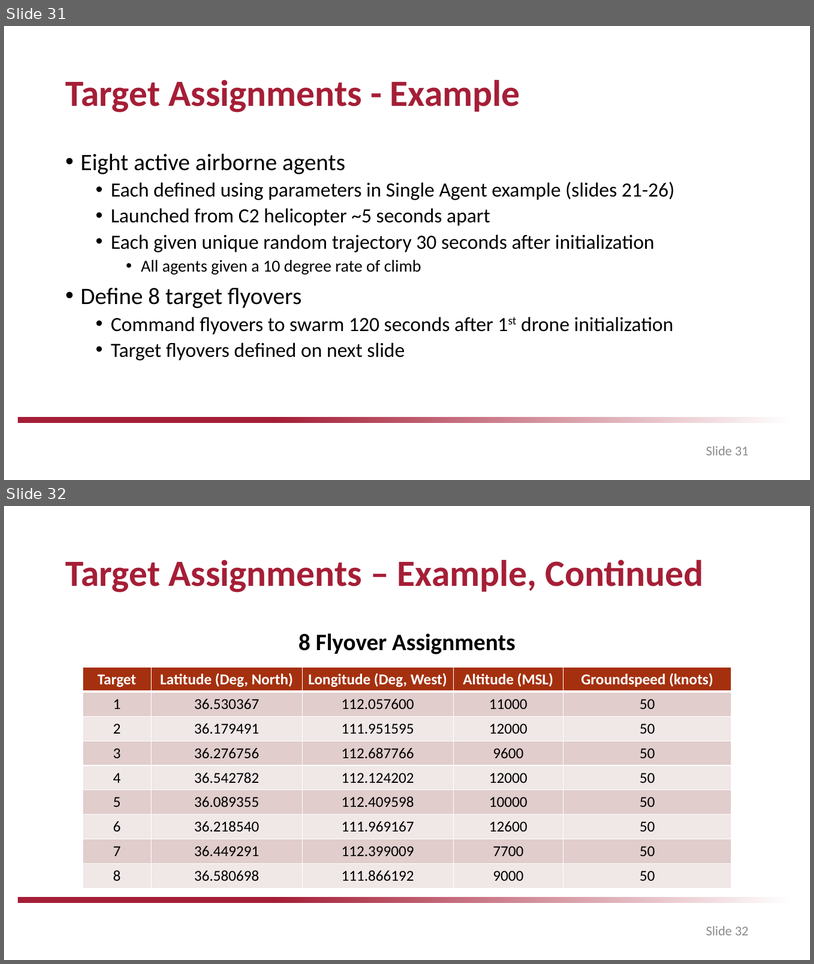
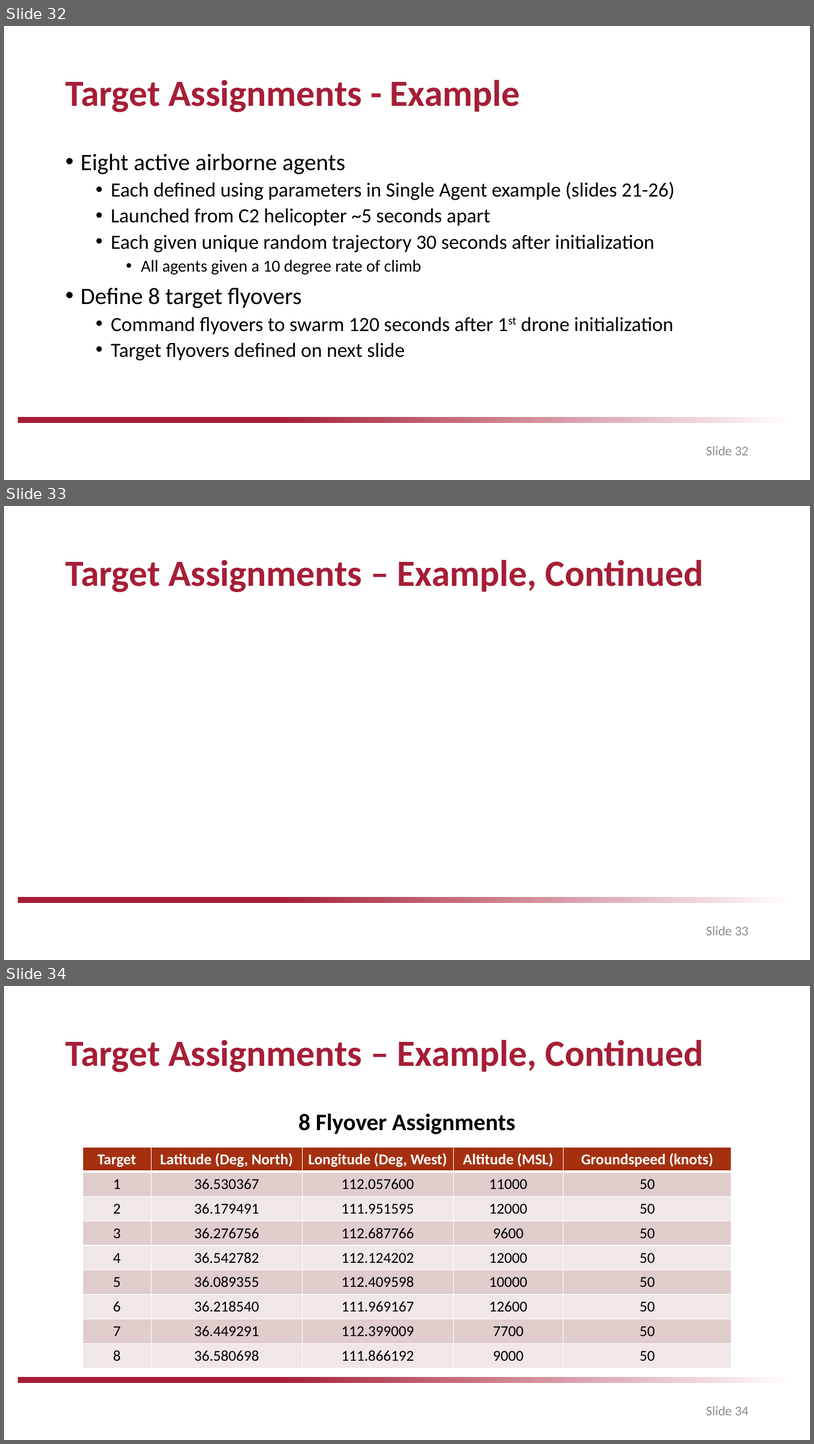
Before and after one commit to drjdlarson/angst, a slide deck: saved_simulations/CE/Springer_Culminating_Experience_Project.pptx. Shown one above the other, each under a label of ours: slides 31 and 32 before the commit, slides 32, 33 and 34 after it. The pictures are 814x964 and 814x1444 pixels, drawn with LibreOffice and Linux fonts; fonts in the diff are those of the drawing; grey boxes stand for pictures; background and template pictures are left out. Boxes give left, top, right and bottom in pixels: in the first picture for what was removed or moved away, otherwise in the second. Text is boxed around its words. In the diff, an @@ line names an element or a change of style, - is before the commit and + after.

```diff
--- a/saved_simulations/CE/Springer_Culminating_Experience_Project.pptx
+++ b/saved_simulations/CE/Springer_Culminating_Experience_Project.pptx
@@ slide 33 added at (4,506,810,960), background #FFFFFF; not listed: 1 template element that a slide beside it also shows @@
@@ title added at (65,559,704,592), 44 pt, text #A51E36, bold @@
+Target Assignments – Example, Continued
@@ page number added at (707,925,749,935), 16 pt, text #8C8C8C @@
+Slide 33
@@ what was slide 31 is now slide 32 @@
@@ page number at (707,445,749,455): text changed @@
-Slide 31
+Slide 32
@@ what was slide 32 is now slide 34 @@
@@ page number at (707,1405,749,1415): text changed @@
-Slide 32
+Slide 34
```
Also in this commit, not shown: 13 slides changed, 3 other slides added, 1 slide removed, 25 other files.
